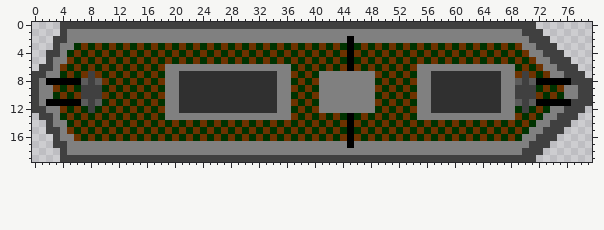
A sprite sheet gets an edit: Game/Main/assets/Ships/Ship8def.png. This is how it looked before the edit.
The file is 80x20 pixels.
Now the later version:
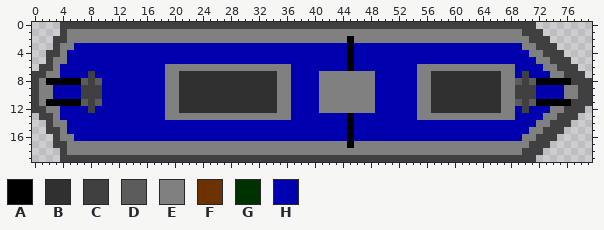
Palette (. is transparent): A #000000  B #303030  C #404040  D #5c5c5c  E #808080  F #6d3200  G #003200  H #0000af
Commit message: Different ship images. also for active ship
The exact change:
@@ x 0..79 @@
  2 ...CCEEEEEEEEEEEEEEEEEEEEEEEEEEEEEEEEEEEEEEEEAEEEEEEEEEEEEEEEEEEEEEEEEECCC......
- 3 ...CEEGFGFGFGFGFGFGFGFGFGFGFGFGFGFGFGFGFGFGFGAGFGFGFGFGFGFGFGFGFGFGFGFEECCC.....
- 4 ..CCEGFGFGFGFGFGFGFGFGFGFGFGFGFGFGFGFGFGFGFGFAFGFGFGFGFGFGFGFGFGFGFGFGFEECCC....
- 5 ..CEEFGFGFGFGFGFGFGFGFGFGFGFGFGFGFGFGFGFGFGFGAGFGFGFGFGFGFGFGFGFGFGFGFGFEECCC...
- 6 .CCEFGFGFGFGFGFGFGFEEEEEEEEEEEEEEEEEEGFGFGFGFAFGFGFGFGFEEEEEEEEEEEEEEGFGFEECCC..
- 7 CCEEGFGFCFGFGFGFGFGEEBBBBBBBBBBBBBBEEFGFGEEEEEEEEFGFGFGEEBBBBBBBBBBEEFCFGFEECCC.
- 8 CEAAAAADCDFGFGFGFGFEEBBBBBBBBBBBBBBEEGFGFEEEEEEEEGFGFGFEEBBBBBBBBBBEEDCDAAAAACCC
- 9 CEEFGFGCCCGFGFGFGFGEEBBBBBBBBBBBBBBEEFGFGEEEEEEEEFGFGFGEEBBBBBBBBBBEECCCGFGFEECC
-10 CEEGFGFCCCFGFGFGFGFEEBBBBBBBBBBBBBBEEGFGFEEEEEEEEGFGFGFEEBBBBBBBBBBEECCCFGFGEECC
-11 CEAAAAADCDGFGFGFGFGEEBBBBBBBBBBBBBBEEFGFGEEEEEEEEFGFGFGEEBBBBBBBBBBEEDCDAAAAACCC
-12 CCEEFGFGCGFGFGFGFGFEEBBBBBBBBBBBBBBEEGFGFEEEEEEEEGFGFGFEEBBBBBBBBBBEEGCGFGEECCC.
-13 .CCEGFGFGFGFGFGFGFGEEEEEEEEEEEEEEEEEEFGFGFGFGAGFGFGFGFGEEEEEEEEEEEEEEFGFGEECCC..
-14 ..CEEGFGFGFGFGFGFGFGFGFGFGFGFGFGFGFGFGFGFGFGFAFGFGFGFGFGFGFGFGFGFGFGFGFGEECCC...
-15 ..CCEFGFGFGFGFGFGFGFGFGFGFGFGFGFGFGFGFGFGFGFGAGFGFGFGFGFGFGFGFGFGFGFGFGEECCC....
-16 ...CEEFGFGFGFGFGFGFGFGFGFGFGFGFGFGFGFGFGFGFGFAFGFGFGFGFGFGFGFGFGFGFGFGEECCC.....
+ 3 ...CEEHHHHHHHHHHHHHHHHHHHHHHHHHHHHHHHHHHHHHHHAHHHHHHHHHHHHHHHHHHHHHHHHEECCC.....
+ 4 ..CCEHHHHHHHHHHHHHHHHHHHHHHHHHHHHHHHHHHHHHHHHAHHHHHHHHHHHHHHHHHHHHHHHHHEECCC....
+ 5 ..CEEHHHHHHHHHHHHHHHHHHHHHHHHHHHHHHHHHHHHHHHHAHHHHHHHHHHHHHHHHHHHHHHHHHHEECCC...
+ 6 .CCEHHHHHHHHHHHHHHHEEEEEEEEEEEEEEEEEEHHHHHHHHAHHHHHHHHHEEEEEEEEEEEEEEHHHHEECCC..
+ 7 CCEEHHHHCHHHHHHHHHHEEBBBBBBBBBBBBBBEEHHHHEEEEEEEEHHHHHHEEBBBBBBBBBBEEHCHHHEECCC.
+ 8 CEAAAAADCDHHHHHHHHHEEBBBBBBBBBBBBBBEEHHHHEEEEEEEEHHHHHHEEBBBBBBBBBBEEDCDAAAAACCC
+ 9 CEEHHHHCCCHHHHHHHHHEEBBBBBBBBBBBBBBEEHHHHEEEEEEEEHHHHHHEEBBBBBBBBBBEECCCHHHHEECC
+10 CEEHHHHCCCHHHHHHHHHEEBBBBBBBBBBBBBBEEHHHHEEEEEEEEHHHHHHEEBBBBBBBBBBEECCCHHHHEECC
+11 CEAAAAADCDHHHHHHHHHEEBBBBBBBBBBBBBBEEHHHHEEEEEEEEHHHHHHEEBBBBBBBBBBEEDCDAAAAACCC
+12 CCEEHHHHCHHHHHHHHHHEEBBBBBBBBBBBBBBEEHHHHEEEEEEEEHHHHHHEEBBBBBBBBBBEEHCHHHEECCC.
+13 .CCEHHHHHHHHHHHHHHHEEEEEEEEEEEEEEEEEEHHHHHHHHAHHHHHHHHHEEEEEEEEEEEEEEHHHHEECCC..
+14 ..CEEHHHHHHHHHHHHHHHHHHHHHHHHHHHHHHHHHHHHHHHHAHHHHHHHHHHHHHHHHHHHHHHHHHHEECCC...
+15 ..CCEHHHHHHHHHHHHHHHHHHHHHHHHHHHHHHHHHHHHHHHHAHHHHHHHHHHHHHHHHHHHHHHHHHEECCC....
+16 ...CEEHHHHHHHHHHHHHHHHHHHHHHHHHHHHHHHHHHHHHHHAHHHHHHHHHHHHHHHHHHHHHHHHEECCC.....
 17 ...CCEEEEEEEEEEEEEEEEEEEEEEEEEEEEEEEEEEEEEEEEAEEEEEEEEEEEEEEEEEEEEEEEEECCC......
Changed places in both pictures, as pixel boxes (x1, y1, x2, y2):
changed: (53, 43, 564, 141)
